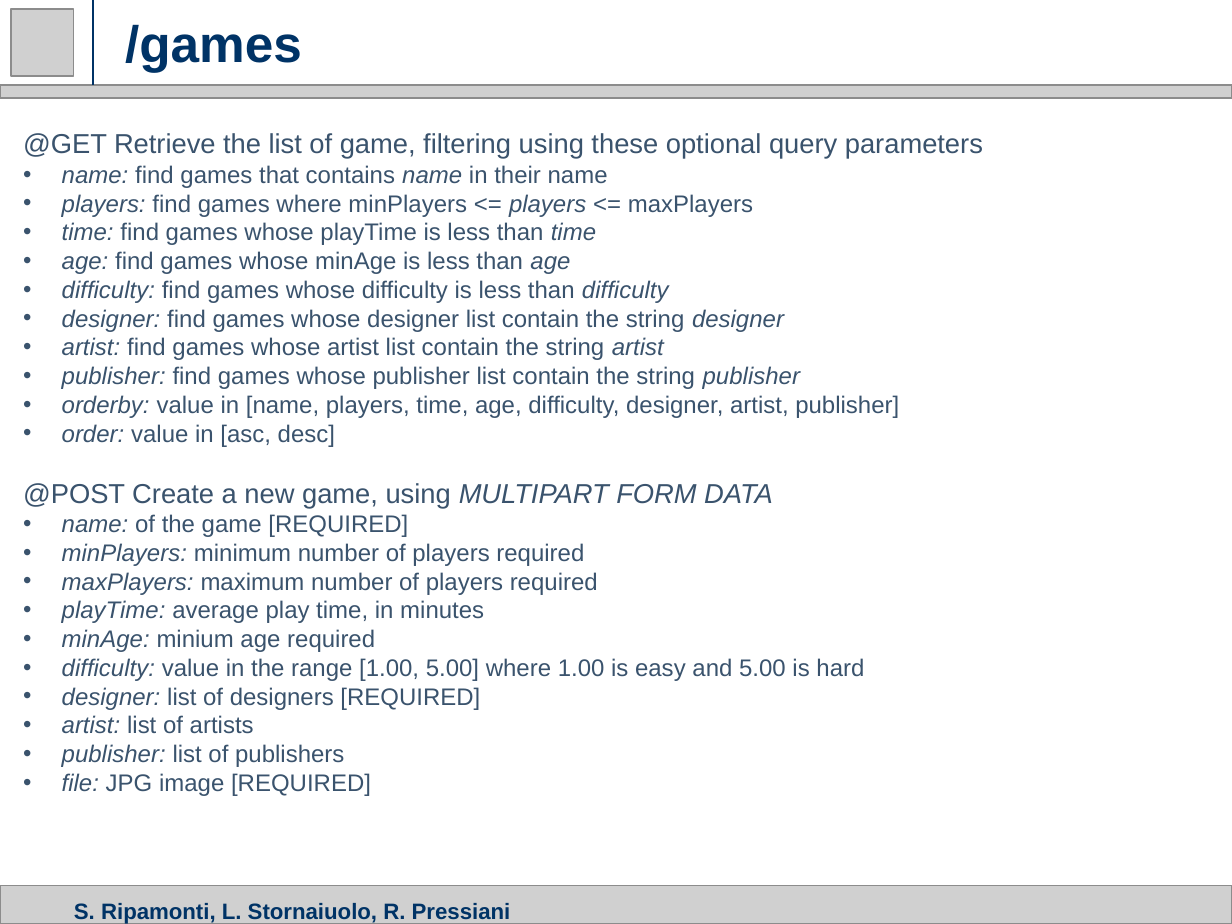
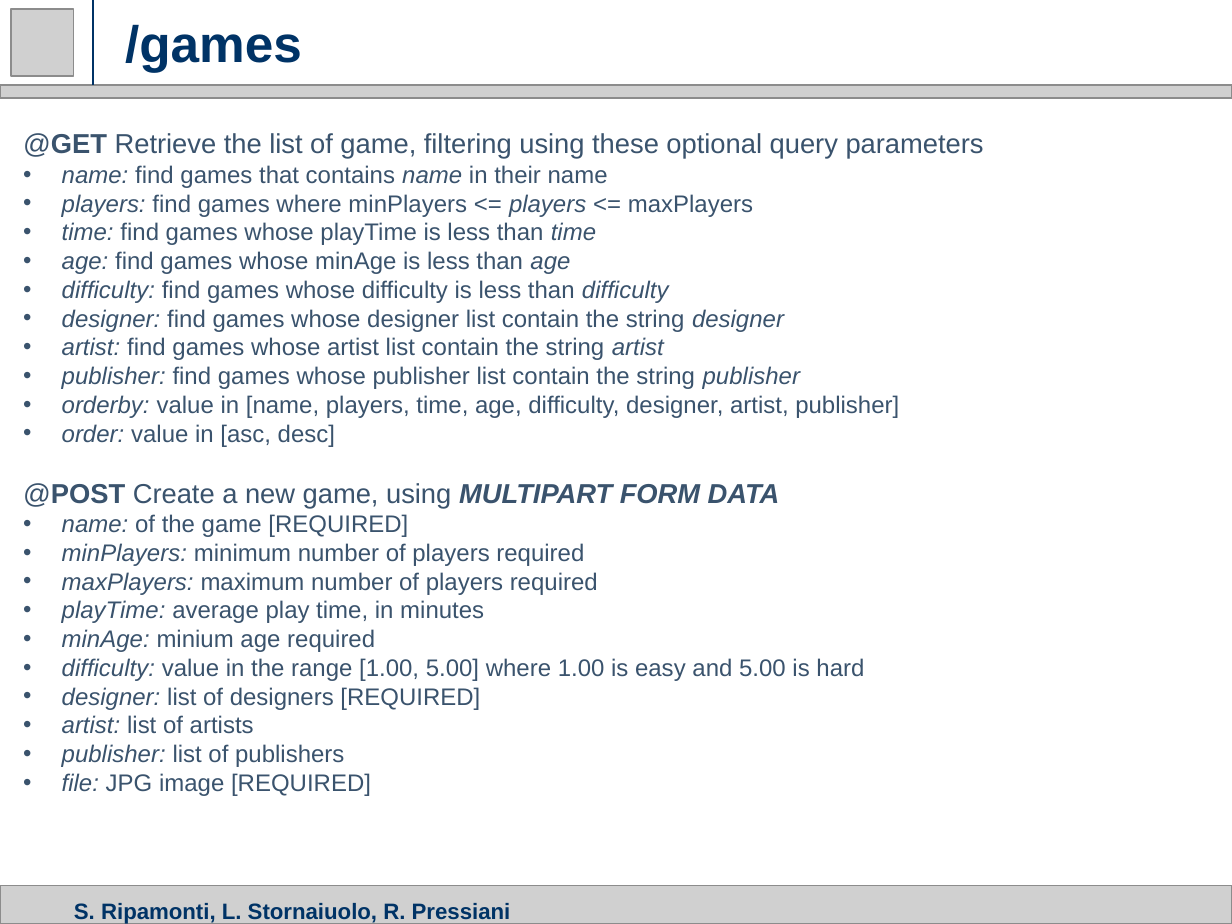
Before and after one commit to ripa1993/mw_rest, a slide deck: slide 4 of slides/rest.pptx. Drawn at 1232x924 pixels with LibreOffice and Linux fonts; fonts in the diff are those of the drawing; grey boxes stand for pictures. Boxes give left, top, right and bottom in pixels: in the first picture for what was removed or moved away, otherwise in the second. Text is boxed around its words. In the diff, an @@ line names an element or a change of style, - is before the commit and + after.

```diff
--- a/slides/rest.pptx
+++ b/slides/rest.pptx
@@ text at [23, 133, 984, 508]: bold on in "@GET", "@POST MULTIPART FORM DATA" @@
```
Also in this commit, not shown: 4 other slides changed, 2 slides added, 1 other file.
